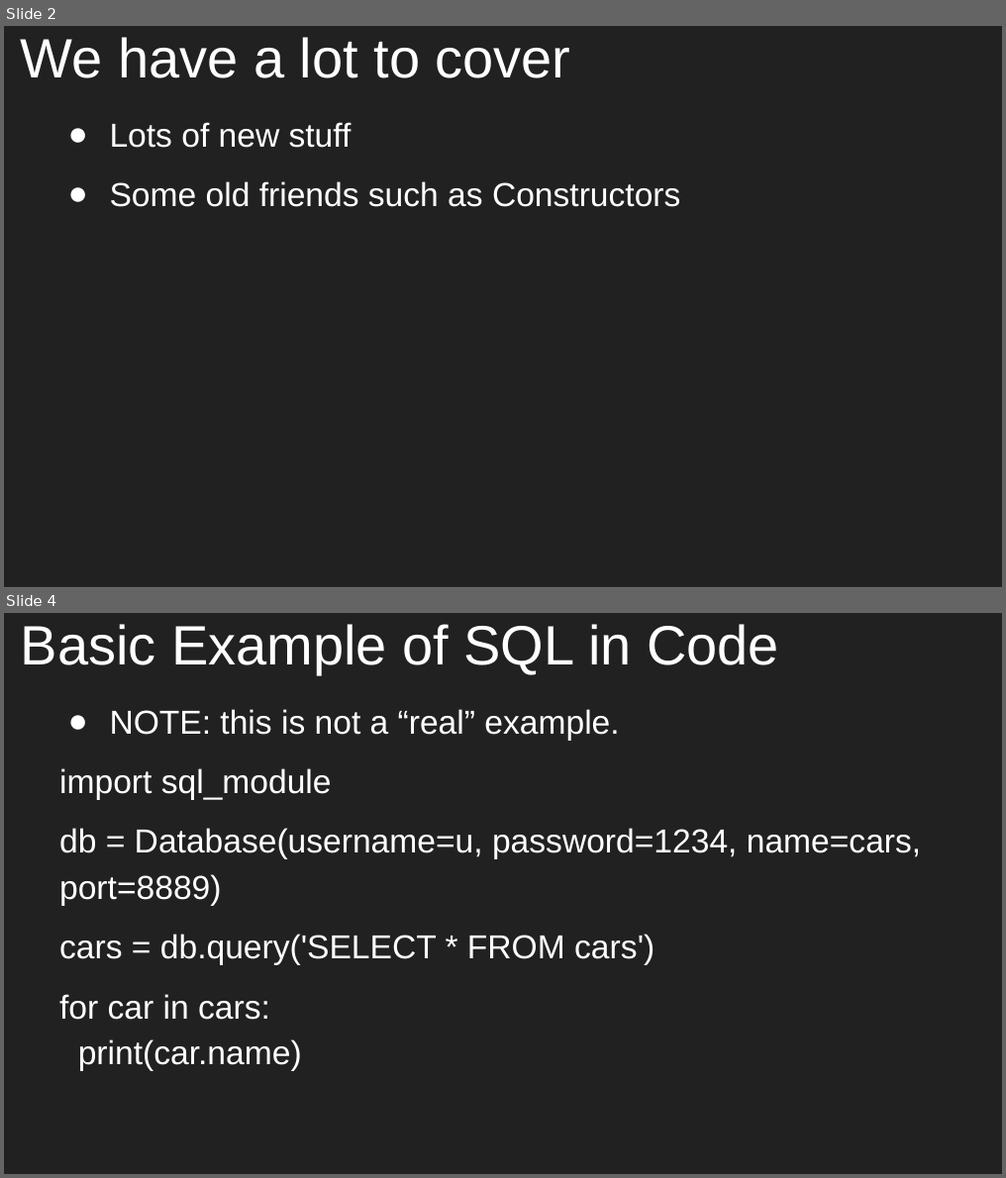
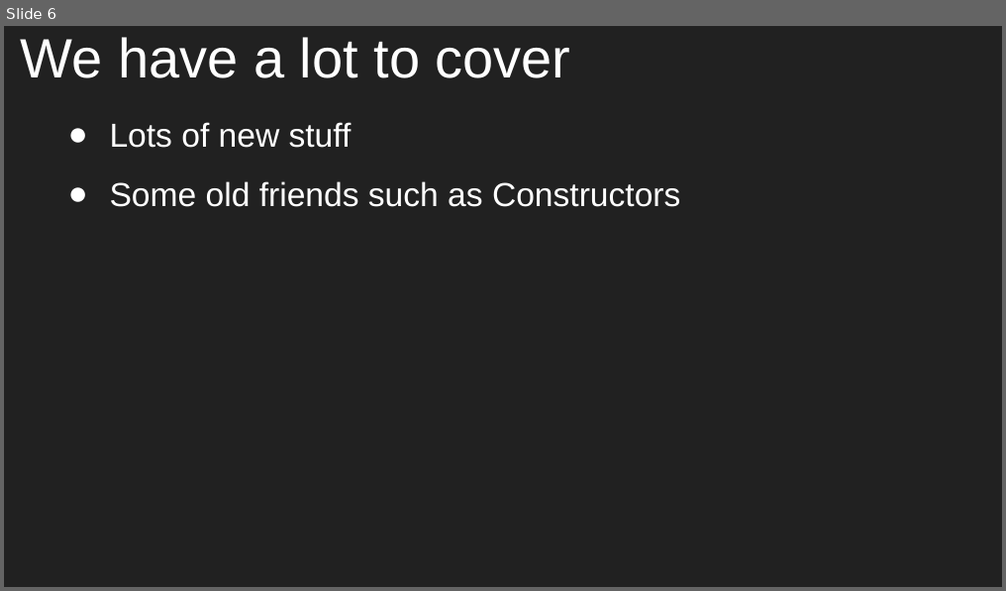
Before and after one commit to aleesham/lc101-unit2, a slide deck: slides/Unit 2 - LC 101 - Class 9.pptx. Shown one above the other, each under a label of ours: slides 2 and 4 before the commit, slide 6 after it; the slides between them are not shown. The pictures are 1006x1178 and 1006x591 pixels, drawn with LibreOffice and Linux fonts; fonts in the diff are those of the drawing. Boxes give left, top, right and bottom in pixels: in the first picture for what was removed or moved away, otherwise in the second. Text is boxed around its words. In the diff, an @@ line names an element or a change of style, - is before the commit and + after.

```diff
--- a/slides/Unit 2 - LC 101 - Class 9.pptx
+++ b/slides/Unit 2 - LC 101 - Class 9.pptx
@@ slide 4 removed at box(4, 613, 1002, 1174), background #212121 @@
@@ title removed at box(21, 624, 779, 674) @@
-Basic Example of SQL in Code
@@ text removed at box(59, 709, 921, 1071) @@
-● NOTE: this is not a “real” example.
-import sql_module
-db = Database(username=u, password=1234, name=cars, port=8889)
-cars = db.query('SELECT * FROM cars')
-for car in cars:
-print(car.name)
@@ what was slide 2 is now slide 6 @@
```
Also in this commit, not shown: 3 slides changed, 6 slides added.
